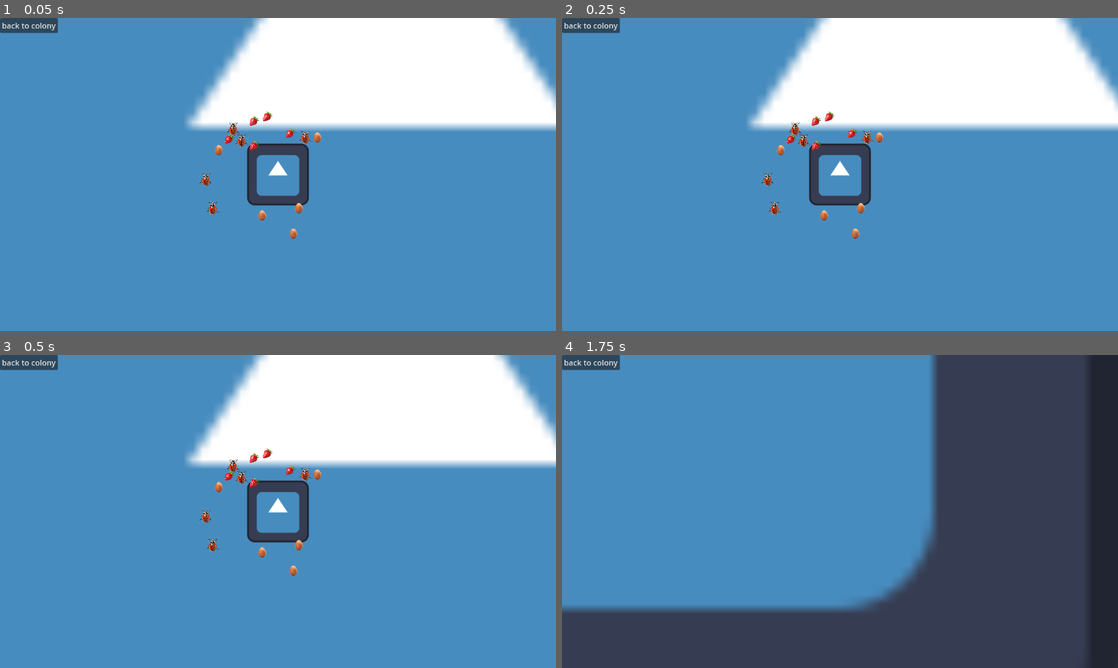
Above: before the commit, frames 1-4 (two rows, left to right).
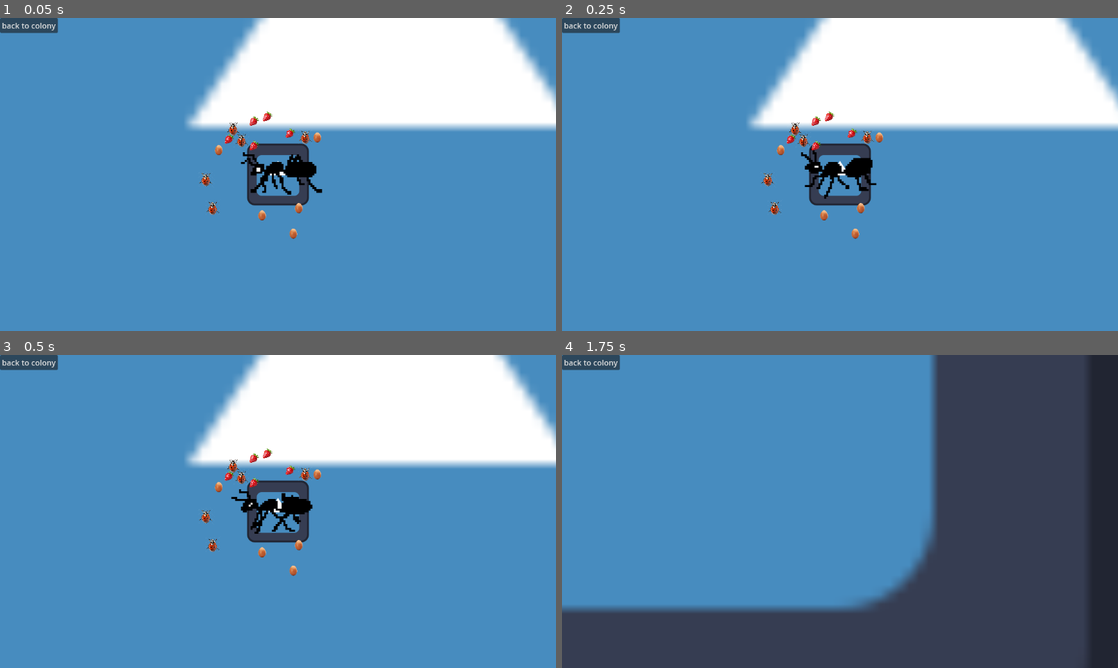
Above: after the commit, the same moments.

Repository: BongHead/GameJam2026
Game: Godot game, scene res://World.tscn
The game is run twice, just before and just after one commit, with the same random seed, the same clock (stepped at 60 frames per second) and the same inputs. The engine's default icon, where the game draws it, is replaced by a stand-in: a white triangle on a blue panel in a dark square.
Inputs (mouse positions are in pixels of both pictures, inside the frame that each line leads up to):
- Up to frame 1 (0.05 s): no input
- Up to frame 2 (0.25 s): no input
- Up to frame 3 (0.5 s): no input
- Up to frame 4 (1.75 s): move the mouse to (962, 495) at 0.52 s; hold D (right) 0.53-1.28 s; click (962, 495) at 0.67 s; move the mouse to (728, 527) at 1.27 s; hold S (down) from 1.28 s (still down); click (728, 527) at 1.42 s

The runs differ from the first frame. In frame 1, 0.8% of the frame differs, in the area x 43-58%, y 42-57%; in frame 2, 0.8%; in frame 3, 0.8%, in the area x 41-57%, y 42-58%; in frame 4, nothing differs.

Commit message:
ant, maximize screen

Diff:
--- /dev/null
+++ b/gamejam2026/Ant.tscn
@@ -0,0 +1,57 @@
+[gd_scene load_steps=9 format=3 uid="uid://dihq08bs81jya"]
+
+[ext_resource type="Script" path="res://ant.gd" id="1_4s630"]
+[ext_resource type="Texture2D" uid="uid://bpjsk1tnxnch1" path="res://assets/ant march.png" id="1_a0s0r"]
+
+[sub_resource type="CapsuleShape2D" id="CapsuleShape2D_we5u1"]
+radius = 30.0
+height = 126.98
+
+[sub_resource type="AtlasTexture" id="AtlasTexture_dvj0o"]
+atlas = ExtResource("1_a0s0r")
+region = Rect2(134, 0, 200, 200)
+
+[sub_resource type="AtlasTexture" id="AtlasTexture_syyh8"]
+atlas = ExtResource("1_a0s0r")
+region = Rect2(334, 0, 200, 200)
+
+[sub_resource type="AtlasTexture" id="AtlasTexture_rkir3"]
+atlas = ExtResource("1_a0s0r")
+region = Rect2(534, 0, 200, 200)
+
+[sub_resource type="AtlasTexture" id="AtlasTexture_llq12"]
+atlas = ExtResource("1_a0s0r")
+region = Rect2(734, 0, 200, 200)
+
+[sub_resource type="SpriteFrames" id="SpriteFrames_p4ia7"]
+animations = [{
+"frames": [{
+"duration": 1.0,
+"texture": SubResource("AtlasTexture_dvj0o")
+}, {
+"duration": 1.0,
+"texture": SubResource("AtlasTexture_syyh8")
+}, {
+"duration": 1.0,
+"texture": SubResource("AtlasTexture_rkir3")
+}, {
+"duration": 1.0,
+"texture": SubResource("AtlasTexture_llq12")
+}],
+"loop": true,
+"name": &"default",
+"speed": 7.0
+}]
+
+[node name="Ant" type="RigidBody2D"]
+gravity_scale = 0.0
+script = ExtResource("1_4s630")
+
+[node name="CollisionShape2D" type="CollisionShape2D" parent="."]
+rotation = 1.5708
+shape = SubResource("CapsuleShape2D_we5u1")
+
+[node name="AnimatedSprite2D" type="AnimatedSprite2D" parent="."]
+sprite_frames = SubResource("SpriteFrames_p4ia7")
+autoplay = "default"
+frame_progress = 0.416591
--- a/gamejam2026/World.tscn
+++ b/gamejam2026/World.tscn
@@ -1,8 +1,9 @@
-[gd_scene load_steps=4 format=3 uid="uid://bxuitaado5ppd"]
+[gd_scene load_steps=5 format=3 uid="uid://bxuitaado5ppd"]
 
 [ext_resource type="Texture2D" uid="uid://b8qdm5f1602ab" path="res://icon.svg" id="1_f7gfw"]
 [ext_resource type="Script" path="res://camera_2d.gd" id="1_o0ekc"]
 [ext_resource type="Script" path="res://world.gd" id="1_t0vh2"]
+[ext_resource type="PackedScene" uid="uid://dihq08bs81jya" path="res://Ant.tscn" id="4_fc4m6"]
 
 [node name="Node2D" type="Node2D"]
 script = ExtResource("1_t0vh2")
@@ -25,4 +26,6 @@
 [node name="Sprite2D2" type="Sprite2D" parent="."]
 texture = ExtResource("1_f7gfw")
 
+[node name="Ant" parent="." instance=ExtResource("4_fc4m6")]
+
 [connection signal="pressed" from="Hud/Back to colony" to="Camera2D" method="_on_back_to_colony_pressed"]
--- /dev/null
+++ b/gamejam2026/ant.gd
@@ -0,0 +1,14 @@
+extends RigidBody2D
+
+
+# Called when the node enters the scene tree for the first time.
+func _ready() -> void:
+	pass # Replace with function body.
+
+
+# Called every frame. 'delta' is the elapsed time since the previous frame.
+func _process(delta: float) -> void:
+	pass
+
+func _physics_process(delta: float) -> void:
+	position.x -= 200 * delta
--- a/gamejam2026/camera_2d.gd
+++ b/gamejam2026/camera_2d.gd
@@ -5,13 +5,13 @@
 	pass
 var speed = 1200
 var _is_pressed = false
-var edge_margin = 50
+var edge_margin = 1
 # Called every frame. 'delta' is the elapsed time since the previous frame.
 func _process(delta: float) -> void:
 		var viewport = get_viewport()
 		var mouse_pos = viewport.get_mouse_position()
 		var screen_rect = viewport.get_visible_rect()
-		var direction = Vector2(0,0)
+		var direction = Vector2(0, 0)
 
 		if mouse_pos.x < edge_margin:
 			direction.x = -1
@@ -27,7 +27,7 @@
 		position += direction * speed * delta
 
 
-func _input(mouse_event:InputEvent)->void:
+func _input(mouse_event: InputEvent) -> void:
 	if mouse_event is InputEventMouseMotion and _is_pressed:
 		global_position -= mouse_event.relative
 	if mouse_event is InputEventMouseButton:
--- a/gamejam2026/project.godot
+++ b/gamejam2026/project.godot
@@ -17,6 +17,7 @@
 
 [display]
 
+window/size/mode=2
 window/stretch/mode="viewport"
 
 [input]
Not shown, added: gamejam2026/assets/grass tile.png.import
